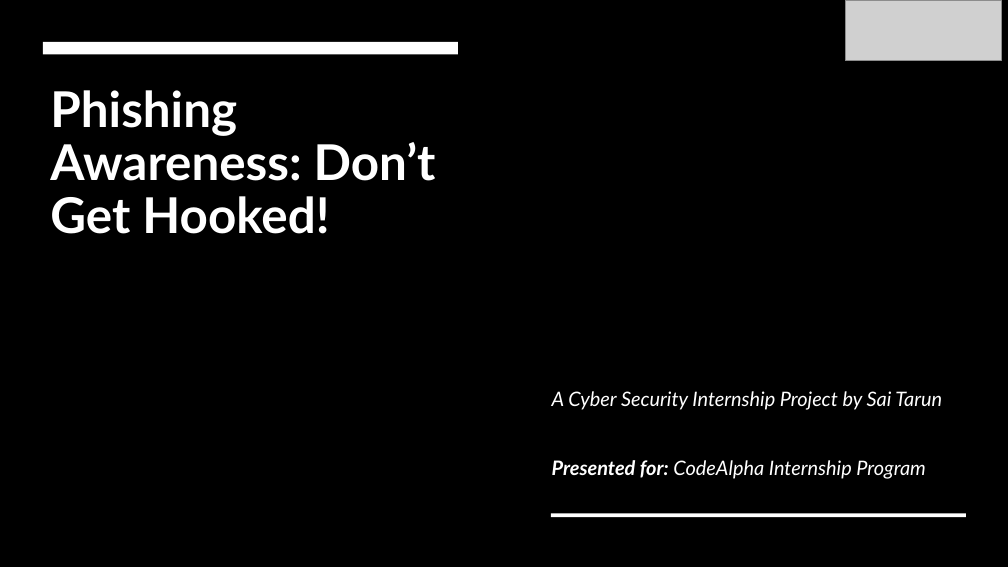
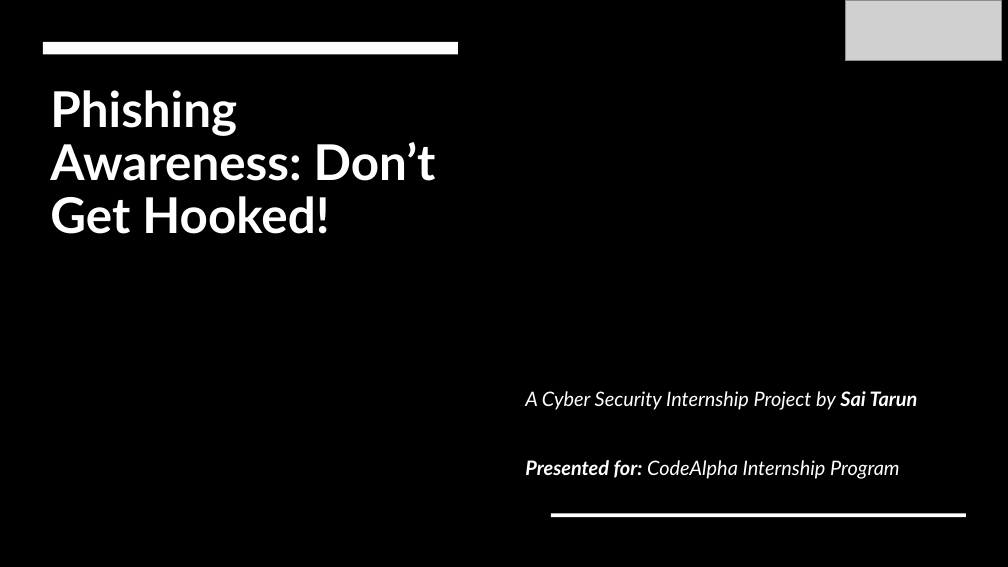
Before and after one commit to TarunB8/CODE_ALPHA, a slide deck: slide 1 of Phishing Awareness.pptx. Drawn at 1008x567 pixels with LibreOffice and Linux fonts; fonts in the diff are those of the drawing; grey boxes stand for pictures; background and template pictures are left out. Boxes give left, top, right and bottom in pixels: in the first picture for what was removed or moved away, otherwise in the second. Text is boxed around its words. In the diff, an @@ line names an element or a change of style, - is before the commit and + after.

```diff
--- a/Phishing Awareness.pptx
+++ b/Phishing Awareness.pptx
@@ subtitle "A Cyber Security Internship Project ...": place and size @@
-subtitle "A Cyber Security Internship Project ..." at box(552, 391, 942, 479)
+subtitle "A Cyber Security Internship Project ..." at box(525, 391, 918, 479)
@@ subtitle at box(525, 391, 918, 410): bold on in "Sai Tarun" @@
```
Also in this commit, not shown: 1 other slide changed, 2 slides added, 1 slide removed.
